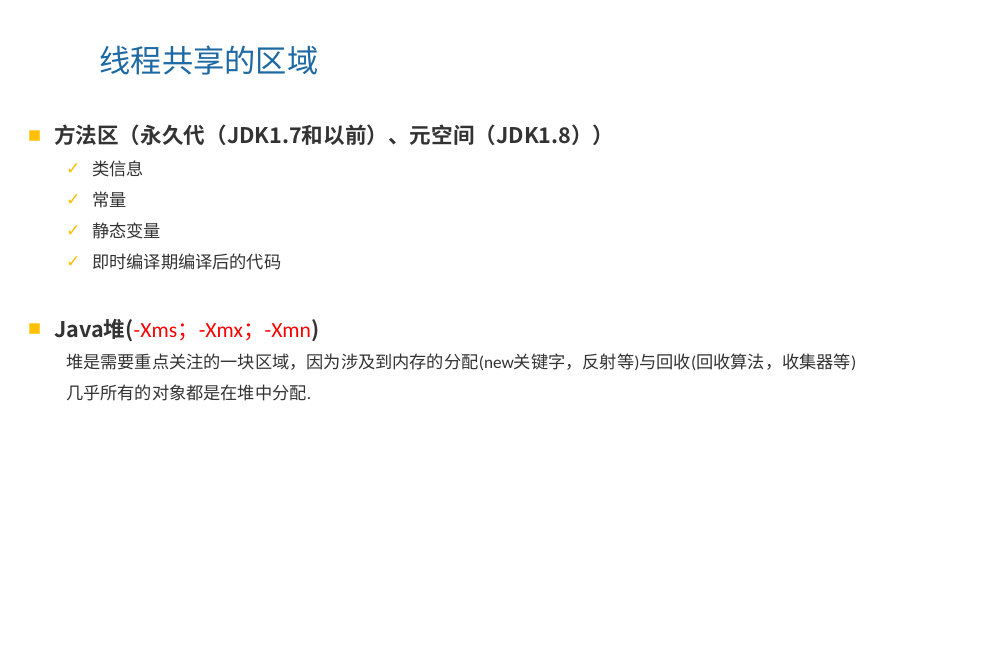
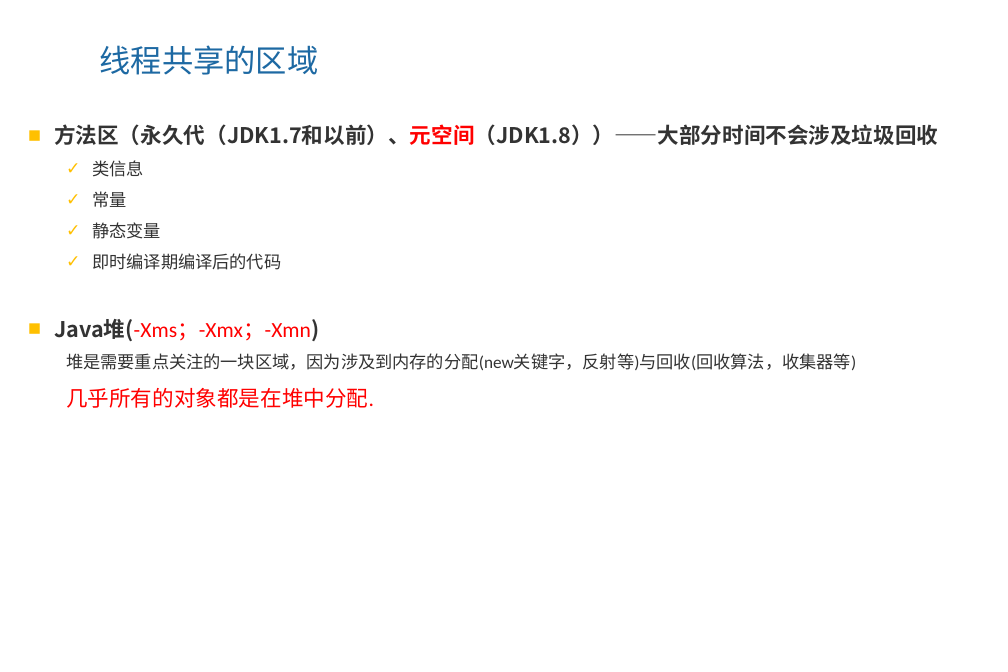
Before and after one commit to ZhangShenao/architect, a slide deck: slide 14 of architect/jvm/1、虚拟机的前世今生，深入理解JVM内存区域.pptx. Drawn at 1008x672 pixels with LibreOffice and Linux fonts; fonts in the diff are those of the drawing; background and template pictures are left out. Boxes give left, top, right and bottom in pixels: in the first picture for what was removed or moved away, otherwise in the second. Text is boxed around its words. In the diff, an @@ line names an element or a change of style, - is before the commit and + after.

```diff
--- a/architect/jvm/1、虚拟机的前世今生，深入理解JVM内存区域.pptx
+++ b/architect/jvm/1、虚拟机的前世今生，深入理解JVM内存区域.pptx
@@ text at <box>54,124,938,145</box>: text changed @@
-■ 方法区（永久代（JDK1.7和以前）、元空间（JDK1.8））
+■ 方法区（永久代（JDK1.7和以前）、元空间（JDK1.8））——大部分时间不会涉及垃圾回收
@@ text at <box>66,388,374,408</box>: size 16 to 20 pt, text colour #333333 to #FF0000 in "几乎所有的对象都是在堆中分配." @@
```
Also in this commit, not shown: 5 other slides changed.
